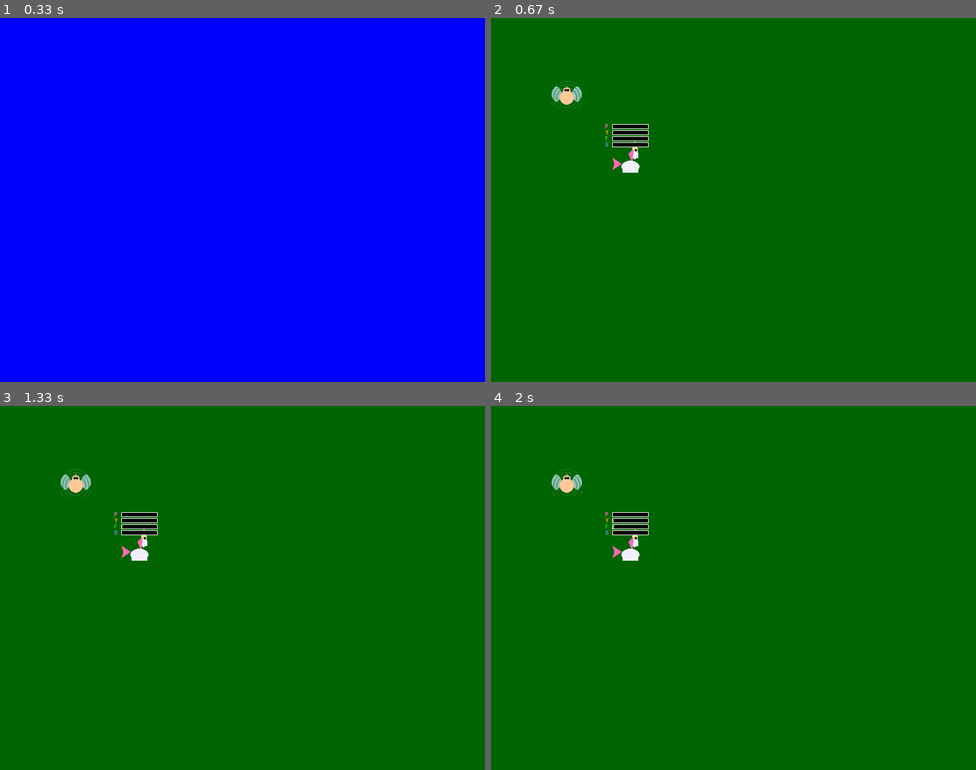
Above: before the commit, frames 1-4 (two rows, left to right).
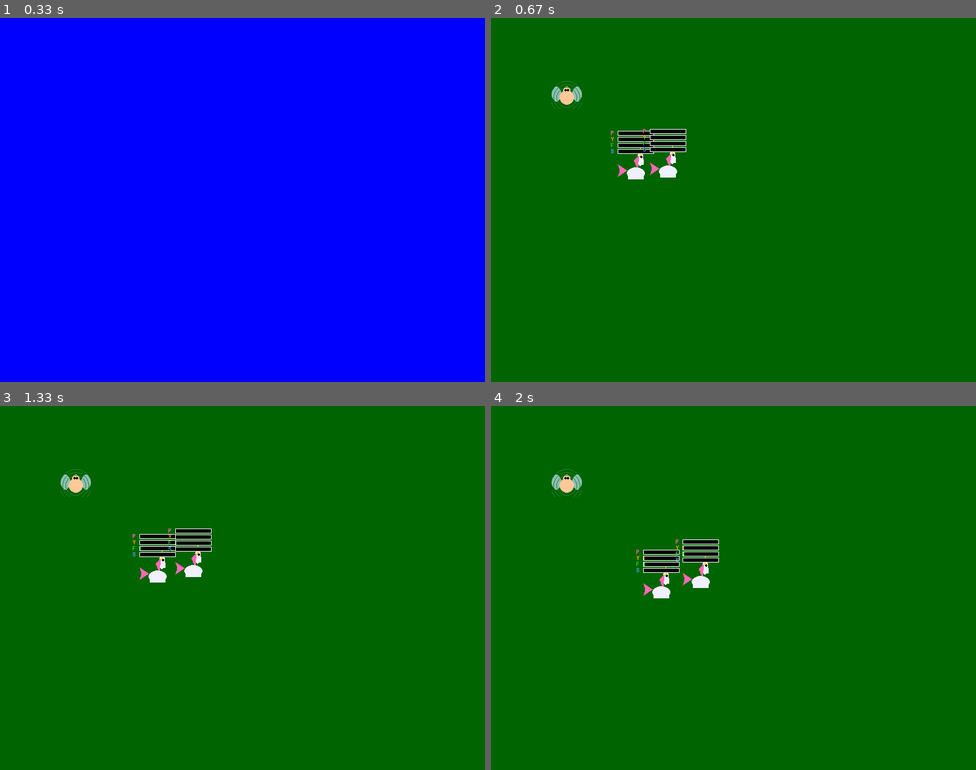
Above: after the commit, the same moments.

Repository: emptyhead/unicorn-fairies-pygame
Game: pygame game, started from main.py
Two runs of this game, one before a commit and one after it. Both use one fixed random seed, a clock stepped at 60 frames per second and the inputs below.
Inputs:
- Up to frame 1 (0.33 s): no input
- Up to frame 2 (0.67 s): tap Enter at 0.33 s
- Up to frame 3 (1.33 s): no input
- Up to frame 4 (2 s): no input

Frame 1 is identical in both runs. In frame 2, 1.3% of the frame differs, in the area x 23-41%, y 29-45%; in frame 3, 1.7%; in frame 4, 1.8%, in the area x 23-47%, y 29-53%.

Commit message:
unicorns wander

Diff:
--- a/src/entities/unicorn.py
+++ b/src/entities/unicorn.py
@@ -1,9 +1,18 @@
 from .baseEntity import BaseEntity
 from .sprite_factory import create_unicorn_sprite
 import pygame
+import random
 
 
 class Unicorn(BaseEntity):
+    # Wander behaviour constants
+    WANDER_SPEED = 50                  # Base wander speed in pixels per second
+    WANDER_PAUSE_MIN = 1.0             # Minimum pause duration in seconds
+    WANDER_PAUSE_MAX = 3.0             # Maximum pause duration in seconds
+    WANDER_ARRIVAL_THRESHOLD = 5       # Distance (px) at which target is considered reached
+    WANDER_MARGIN = 10                 # Pixel margin from screen edges when picking a target
+    WANDER_SLEEP_SPEED_FACTOR = 0.25   # At max sleep need, speed is reduced to this fraction
+
     # Need decay rates per second (needs increase over time)
     NEED_DECAY_RATES = {
         'love': 2,    # Love need increases by 2 per second
@@ -76,6 +85,17 @@
         # Update rect to match new image
         self.rect = self.image.get_rect(topleft=(x, y))
 
+        # Store the original (unflipped) sprite for directional flipping
+        self.original_image = self.image.copy()
+        self.facing_right = True
+
+        # Wander state machine variables
+        self.wander_state = 'idle'                          # 'idle' | 'moving' | 'paused'
+        self.wander_target = None                           # pygame.Vector2 target position
+        self.wander_pause_timer = 0.0                       # Countdown timer while paused
+        self.wander_bounds = (800, 600)                     # (width, height) — updated by the game state
+        self.wander_pos = pygame.Vector2(float(x), float(y))  # Sub-pixel float position accumulator
+
     def draw(self, surface):
         """Draw the unicorn and its need bars to the given surface.
 
@@ -88,9 +108,92 @@
         # Draw need bars above the sprite
         self.draw_need_bars(surface)
 
+    def _pick_wander_target(self) -> pygame.Vector2:
+        """Pick a random target position within the screen bounds.
+
+        Returns:
+            A pygame.Vector2 representing the target position.
+        """
+        margin = self.WANDER_MARGIN
+        w, h = self.wander_bounds
+        x = random.randint(margin, int(max(margin, w - self.rect.width - margin)))
+        y = random.randint(margin, int(max(margin, h - self.rect.height - margin)))
+        return pygame.Vector2(x, y)
+
+    def _get_wander_speed(self) -> float:
+        """Return the effective wander speed, reduced by sleep need.
+
+        At sleep_need == 0  → full WANDER_SPEED (50 px/s).
+        At sleep_need == MAX_NEED_VALUE → WANDER_SPEED * WANDER_SLEEP_SPEED_FACTOR (12.5 px/s).
+
+        Returns:
+            Effective speed in pixels per second.
+        """
+        sleep_ratio = self.sleep_need / self.MAX_NEED_VALUE  # 0.0 – 1.0
+        speed_factor = 1.0 - sleep_ratio * (1.0 - self.WANDER_SLEEP_SPEED_FACTOR)
+        return self.WANDER_SPEED * speed_factor
+
+    def wander(self, delta_time: float):
+        """Advance the wander state machine by one frame.
+
+        States:
+            idle    → pick first target, transition to 'moving'.
+            moving  → move toward wander_target; on arrival transition to 'paused'.
+            paused  → count down pause timer; on expiry pick new target, transition to 'moving'.
+
+        Args:
+            delta_time: Time elapsed since last frame in seconds.
+        """
+        if self.wander_state == 'idle':
+            self.wander_target = self._pick_wander_target()
+            self.wander_state = 'moving'
+
+        elif self.wander_state == 'moving':
+            if self.wander_target is None:
+                self.wander_target = self._pick_wander_target()
+
+            to_target = self.wander_target - self.wander_pos
+            distance = to_target.length()
+
+            if distance <= self.WANDER_ARRIVAL_THRESHOLD:
+                # Arrived — snap to target and start pause
+                self.wander_pos = pygame.Vector2(self.wander_target)
+                self.rect.topleft = (int(self.wander_pos.x), int(self.wander_pos.y))
+                self.wander_pause_timer = random.uniform(
+                    self.WANDER_PAUSE_MIN, self.WANDER_PAUSE_MAX
+                )
+                self.wander_state = 'paused'
+            else:
+                # Move toward target using float accumulator to avoid sub-pixel truncation
+                step = to_target.normalize() * self._get_wander_speed() * delta_time
+
+                # Flip sprite based on horizontal direction
+                moving_right = to_target.x >= 0
+                if moving_right != self.facing_right:
+                    self.facing_right = moving_right
+                    self.image = pygame.transform.flip(
+                        self.original_image, not self.facing_right, False
+                    )
+
+                self.wander_pos += step
+
+                # Clamp float position to screen bounds
+                w, h = self.wander_bounds
+                self.wander_pos.x = max(0.0, min(self.wander_pos.x, float(w - self.rect.width)))
+                self.wander_pos.y = max(0.0, min(self.wander_pos.y, float(h - self.rect.height)))
+
+                # Sync rect from float position
+                self.rect.topleft = (int(self.wander_pos.x), int(self.wander_pos.y))
+
+        elif self.wander_state == 'paused':
+            self.wander_pause_timer -= delta_time
+            if self.wander_pause_timer <= 0:
+                self.wander_target = self._pick_wander_target()
+                self.wander_state = 'moving'
+
     def update(self, delta_time: float = 0):
         """
-        Update unicorn needs over time.
+        Update unicorn needs over time and advance wander behaviour.
 
         Args:
             delta_time: Time elapsed since last frame in seconds (for frame-rate independent updates)
@@ -105,6 +208,9 @@
         # Update happiness based on needs (high needs = lower happiness)
         total_need = self.love_need + self.play_need + self.food_need + self.sleep_need
         self.happiness = max(0, 100 - (total_need / 4))
+
+        # Advance wander behaviour
+        self.wander(delta_time)
 
     def feed(self, food: str):
         """Feed the unicorn and adjust happiness."""
--- a/src/states.py
+++ b/src/states.py
@@ -2,6 +2,7 @@
 
 from .entities.fairy import Fairy
 from .entities.unicorn import Unicorn
+from .settings import WIDTH, HEIGHT
 
 class State:
     """Base class for all game states."""
@@ -25,17 +26,22 @@
 class PlayingState(State):
     def __init__(self, game):
         super().__init__(game)
-        # Create unicorn once, not every frame
-        self.unicorn = Unicorn("Sparkle", "A magical pink unicorn", 50, x=200, y=200)
+        # Create unicorns as a list
+        self.unicorns = [
+            Unicorn("Sparkle", "A magical pink unicorn", 50, x=200, y=200),
+            Unicorn("Rosella", "A magical yellow unicorn", 50, x=250, y=200),
+        ]
+        for u in self.unicorns:
+            u.wander_bounds = (WIDTH, HEIGHT)
         # create a fairy and draw on screen
         self.fairy = Fairy("Fairy", "Description", 10, x=100, y=100)
 
     def update(self, delta_time: float = 0):
-        # Update unicorn needs
-        self.unicorn.update(delta_time)
+        for u in self.unicorns:
+            u.update(delta_time)
 
     def draw(self, screen):
         screen.fill("darkgreen") # Placeholder for Level 1
         self.fairy.draw(screen)
-        # draw the unicorn (created once in __init__)
-        self.unicorn.draw(screen)
+        for u in self.unicorns:
+            u.draw(screen)
Not shown, added: plans/unicorn-wander.md
